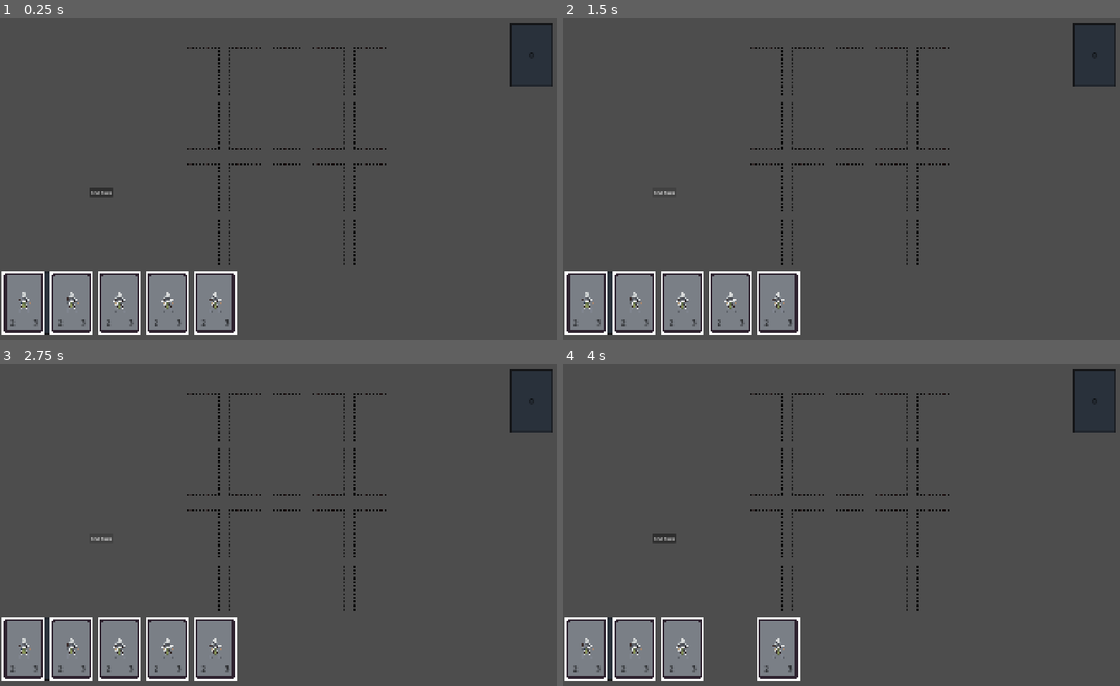
Above: before the commit, frames 1-4 (two rows, left to right).
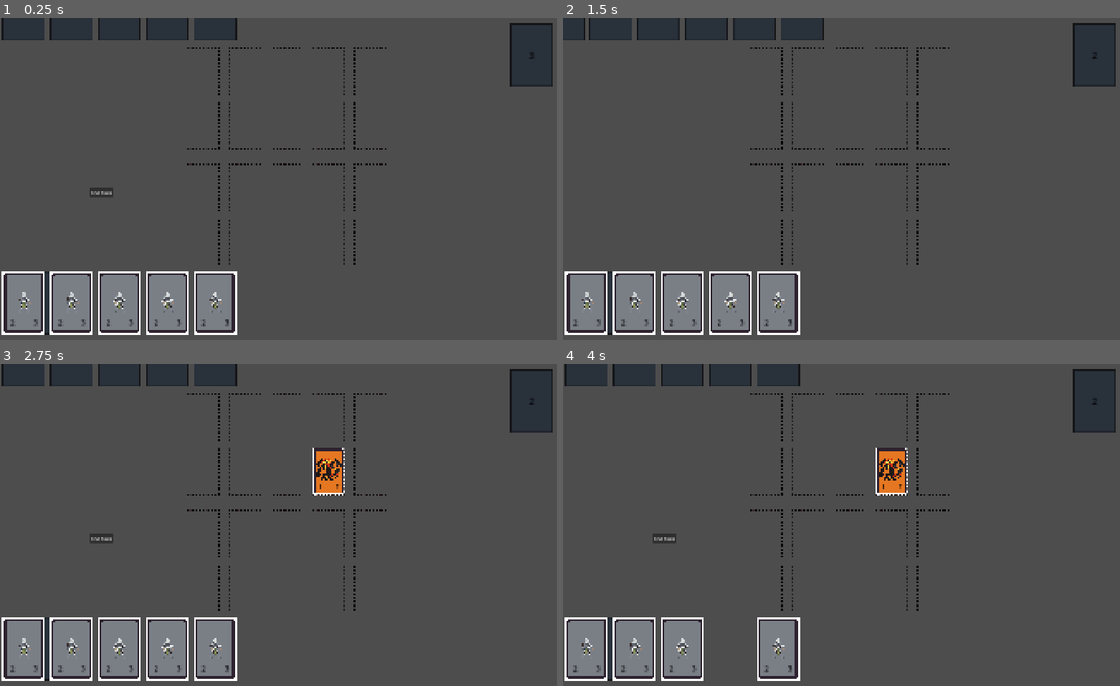
Above: after the commit, the same moments.

Repository: TNHydra01/Card-It-Up
Game: Godot game, scene res://Scenes/main.tscn
Two runs of this game, one before a commit and one after it. Both use one fixed random seed, a clock stepped at 60 frames per second and the inputs below.
Inputs (mouse positions are in pixels of both pictures, inside the frame that each line leads up to):
- Up to frame 1 (0.25 s): no input
- Up to frame 2 (1.5 s): click "End Turn" at 0.5 s; click (663, 191) at 1.25 s, where only the run before the commit has a clickable "End Turn"
- Up to frame 3 (2.75 s): click (100, 537) at 2 s, where only the run before the commit has a clickable "End Turn"
- Up to frame 4 (4 s): tap Enter at 2.75 s; drag from (780, 647) to (585, 647) at 2.77 s; drag from (730, 647) to (585, 647) at 3.52 s

The runs differ from the first frame. In frame 1, 2.6% of the frame differs, in the area x 0-96%, y 0-13%; in frame 2, 3.0%; in frame 3, 3.5%, in the area x 0-96%, y 0-41%; in frame 4, 3.5%.

Commit message:
initial commit
added the opponent ai

Diff:
--- a/Scenes/card.tscn
+++ b/Scenes/card.tscn
@@ -1,6 +1,6 @@
 [gd_scene format=3 uid="uid://bqodkxqswc5gv"]
 
-[ext_resource type="Texture2D" uid="uid://dn3x58c5cjpfu" path="res://Assets/KnightCard.png" id="1_0qqmn"]
+[ext_resource type="Texture2D" uid="uid://dn3x58c5cjpfu" path="res://Assets/CharacterCards/KnightCard.png" id="1_0qqmn"]
 [ext_resource type="Script" uid="uid://bwsj7pbc6o1l8" path="res://Scripts/card.gd" id="1_wf8id"]
 [ext_resource type="Texture2D" uid="uid://fmjcqe74viuj" path="res://Assets/Deck.png" id="2_brehn"]
 
--- a/Scenes/main.tscn
+++ b/Scenes/main.tscn
@@ -4,10 +4,13 @@
 [ext_resource type="Script" uid="uid://ce5aq5djay6ue" path="res://Scripts/player_hand.gd" id="3_1bvp3"]
 [ext_resource type="Script" uid="uid://cme7r5587nh5p" path="res://Scripts/magic_cardslot.gd" id="3_6bp64"]
 [ext_resource type="PackedScene" uid="uid://cff1f5k3vh4js" path="res://Scenes/cardslot.tscn" id="3_h2yge"]
-[ext_resource type="PackedScene" uid="uid://ck5sm8pk1xjhx" path="res://Scenes/enemy_cardslot.tscn" id="4_344ge"]
+[ext_resource type="PackedScene" uid="uid://ck5sm8pk1xjhx" path="res://Scenes/opponent_cardslot.tscn" id="4_344ge"]
 [ext_resource type="Script" uid="uid://dasid3n62eoy0" path="res://Scripts/deck.gd" id="4_kry3j"]
 [ext_resource type="Texture2D" uid="uid://fmjcqe74viuj" path="res://Assets/Deck.png" id="5_21xkr"]
 [ext_resource type="Script" uid="uid://b3snbpx36pgos" path="res://Scripts/input_manager.gd" id="6_21xkr"]
+[ext_resource type="Script" uid="uid://8mds1k66jcnt" path="res://Scripts/opponent_hand.gd" id="6_d1ilt"]
+[ext_resource type="Script" uid="uid://dphay4tdcbd4b" path="res://Scripts/opponent_deck.gd" id="10_6iyac"]
+[ext_resource type="Script" uid="uid://0vgtc22amalu" path="res://Scripts/battle_manager.gd" id="11_fdnlq"]
 
 [sub_resource type="RectangleShape2D" id="RectangleShape2D_cwbch"]
 size = Vector2(180, 266)
@@ -117,6 +120,9 @@
 [node name="PlayerHand" type="Node2D" parent="." unique_id=1752709561]
 script = ExtResource("3_1bvp3")
 
+[node name="OpponentHand" type="Node2D" parent="." unique_id=1208654233]
+script = ExtResource("6_d1ilt")
+
 [node name="Deck" type="Node2D" parent="." unique_id=1009127623]
 position = Vector2(140, 955)
 scale = Vector2(0.8, 0.8)
@@ -154,16 +160,15 @@
 text = "End Turn"
 
 [node name="OpponentDeck" type="Node2D" parent="." unique_id=337585706]
+position = Vector2(1780, 125)
+script = ExtResource("10_6iyac")
 
-[node name="Deck" type="Node2D" parent="OpponentDeck" unique_id=297763694]
-position = Vector2(1780, 125)
+[node name="Sprite2D" type="Sprite2D" parent="OpponentDeck" unique_id=1917648525]
+z_index = -2
 scale = Vector2(0.8, 0.8)
-
-[node name="Sprite2D" type="Sprite2D" parent="OpponentDeck/Deck" unique_id=591315607]
-z_index = -2
 texture = ExtResource("5_21xkr")
 
-[node name="RichTextLabel" type="RichTextLabel" parent="OpponentDeck/Deck" unique_id=144933395]
+[node name="RichTextLabel" type="RichTextLabel" parent="OpponentDeck" unique_id=2030631866]
 modulate = Color(0, 0, 0, 1)
 z_index = -2
 offset_left = -9.0
@@ -171,4 +176,11 @@
 offset_right = 31.0
 offset_bottom = 16.0
 scale = Vector2(2, 2)
-text = "0"
+metadata/_edit_use_anchors_ = true
+
+[node name="BattleManager" type="Node" parent="." unique_id=811712707]
+script = ExtResource("11_fdnlq")
+
+[node name="BattleTimer" type="Timer" parent="." unique_id=225093225]
+
+[connection signal="pressed" from="EndTurnButton" to="BattleManager" method="_on_end_turn_button_pressed"]
--- /dev/null
+++ b/Scenes/opponent_card.tscn
@@ -0,0 +1,196 @@
+[gd_scene format=3 uid="uid://bfdma7u1srvgm"]
+
+[ext_resource type="Script" uid="uid://2gpooketvfkk" path="res://Scripts/opponent_card.gd" id="1_a1qu7"]
+[ext_resource type="Texture2D" uid="uid://fmjcqe74viuj" path="res://Assets/Deck.png" id="2_tmftq"]
+[ext_resource type="Texture2D" uid="uid://dn3x58c5cjpfu" path="res://Assets/CharacterCards/KnightCard.png" id="3_hhcbc"]
+
+[sub_resource type="Animation" id="Animation_eumee"]
+length = 0.001
+tracks/0/type = "value"
+tracks/0/imported = false
+tracks/0/enabled = true
+tracks/0/path = NodePath("Attack:modulate")
+tracks/0/interp = 1
+tracks/0/loop_wrap = true
+tracks/0/keys = {
+"times": PackedFloat32Array(0),
+"transitions": PackedFloat32Array(1),
+"update": 0,
+"values": [Color(0, 0, 0, 0)]
+}
+tracks/1/type = "value"
+tracks/1/imported = false
+tracks/1/enabled = true
+tracks/1/path = NodePath("Health:modulate")
+tracks/1/interp = 1
+tracks/1/loop_wrap = true
+tracks/1/keys = {
+"times": PackedFloat32Array(0),
+"transitions": PackedFloat32Array(1),
+"update": 0,
+"values": [Color(0, 0, 0, 0)]
+}
+tracks/2/type = "value"
+tracks/2/imported = false
+tracks/2/enabled = true
+tracks/2/path = NodePath("CardImageBack:scale")
+tracks/2/interp = 1
+tracks/2/loop_wrap = true
+tracks/2/keys = {
+"times": PackedFloat32Array(0),
+"transitions": PackedFloat32Array(1),
+"update": 0,
+"values": [Vector2(1, 1)]
+}
+tracks/3/type = "value"
+tracks/3/imported = false
+tracks/3/enabled = true
+tracks/3/path = NodePath("CardImageBack:z_index")
+tracks/3/interp = 1
+tracks/3/loop_wrap = true
+tracks/3/keys = {
+"times": PackedFloat32Array(0),
+"transitions": PackedFloat32Array(1),
+"update": 1,
+"values": [0]
+}
+tracks/4/type = "value"
+tracks/4/imported = false
+tracks/4/enabled = true
+tracks/4/path = NodePath("CardImage:z_index")
+tracks/4/interp = 1
+tracks/4/loop_wrap = true
+tracks/4/keys = {
+"times": PackedFloat32Array(0),
+"transitions": PackedFloat32Array(1),
+"update": 1,
+"values": [-1]
+}
+tracks/5/type = "value"
+tracks/5/imported = false
+tracks/5/enabled = true
+tracks/5/path = NodePath("CardImage:scale")
+tracks/5/interp = 1
+tracks/5/loop_wrap = true
+tracks/5/keys = {
+"times": PackedFloat32Array(0),
+"transitions": PackedFloat32Array(1),
+"update": 0,
+"values": [Vector2(1, 1)]
+}
+
+[sub_resource type="Animation" id="Animation_e6po8"]
+resource_name = "card_flip"
+step = 0.01
+tracks/0/type = "value"
+tracks/0/imported = false
+tracks/0/enabled = true
+tracks/0/path = NodePath("Attack:modulate")
+tracks/0/interp = 1
+tracks/0/loop_wrap = true
+tracks/0/keys = {
+"times": PackedFloat32Array(0, 0.15, 0.2),
+"transitions": PackedFloat32Array(1, 1, 1),
+"update": 0,
+"values": [Color(0, 0, 0, 0), Color(0, 0, 0, 0), Color(0, 0, 0, 1)]
+}
+tracks/1/type = "value"
+tracks/1/imported = false
+tracks/1/enabled = true
+tracks/1/path = NodePath("Health:modulate")
+tracks/1/interp = 1
+tracks/1/loop_wrap = true
+tracks/1/keys = {
+"times": PackedFloat32Array(0, 0.15, 0.2),
+"transitions": PackedFloat32Array(1, 1, 1),
+"update": 0,
+"values": [Color(0, 0, 0, 0), Color(0, 0, 0, 0), Color(0, 0, 0, 1)]
+}
+tracks/2/type = "value"
+tracks/2/imported = false
+tracks/2/enabled = true
+tracks/2/path = NodePath("CardImageBack:scale")
+tracks/2/interp = 1
+tracks/2/loop_wrap = true
+tracks/2/keys = {
+"times": PackedFloat32Array(0, 0.1, 0.2),
+"transitions": PackedFloat32Array(1, 1, 1),
+"update": 0,
+"values": [Vector2(1, 1), Vector2(0.1, 1), Vector2(1, 1)]
+}
+tracks/3/type = "value"
+tracks/3/imported = false
+tracks/3/enabled = true
+tracks/3/path = NodePath("CardImageBack:z_index")
+tracks/3/interp = 1
+tracks/3/loop_wrap = true
+tracks/3/keys = {
+"times": PackedFloat32Array(0, 0.1),
+"transitions": PackedFloat32Array(1, 1),
+"update": 1,
+"values": [0, -1]
+}
+tracks/4/type = "value"
+tracks/4/imported = false
+tracks/4/enabled = true
+tracks/4/path = NodePath("CardImage:z_index")
+tracks/4/interp = 1
+tracks/4/loop_wrap = true
+tracks/4/keys = {
+"times": PackedFloat32Array(0, 0.1),
+"transitions": PackedFloat32Array(1, 1),
+"update": 1,
+"values": [-1, 0]
+}
+tracks/5/type = "value"
+tracks/5/imported = false
+tracks/5/enabled = true
+tracks/5/path = NodePath("CardImage:scale")
+tracks/5/interp = 1
+tracks/5/loop_wrap = true
+tracks/5/keys = {
+"times": PackedFloat32Array(0, 0.1, 0.2),
+"transitions": PackedFloat32Array(1, 1, 1),
+"update": 0,
+"values": [Vector2(1, 1), Vector2(0.1, 1), Vector2(1, 1)]
+}
+
+[sub_resource type="AnimationLibrary" id="AnimationLibrary_bnspj"]
+_data = {
+&"RESET": SubResource("Animation_eumee"),
+&"card_flip": SubResource("Animation_e6po8")
+}
+
+[node name="Card" type="Node2D" unique_id=1248595082]
+position = Vector2(1780, 125)
+scale = Vector2(0.8, 0.8)
+script = ExtResource("1_a1qu7")
+
+[node name="CardImageBack" type="Sprite2D" parent="." unique_id=1351114281]
+texture = ExtResource("2_tmftq")
+
+[node name="CardImage" type="Sprite2D" parent="." unique_id=1300680139]
+z_index = -1
+texture_filter = 1
+texture = ExtResource("3_hhcbc")
+
+[node name="Attack" type="RichTextLabel" parent="." unique_id=423041540]
+modulate = Color(0, 0, 0, 0)
+offset_left = -56.0
+offset_top = 60.0
+offset_right = -16.0
+offset_bottom = 100.0
+scale = Vector2(2, 2)
+text = "0"
+
+[node name="Health" type="RichTextLabel" parent="." unique_id=1606420770]
+modulate = Color(0, 0, 0, 0)
+offset_left = 40.0
+offset_top = 59.0
+offset_right = 80.0
+offset_bottom = 99.0
+scale = Vector2(2, 2)
+text = "0"
+
+[node name="AnimationPlayer" type="AnimationPlayer" parent="." unique_id=254635867]
+libraries/ = SubResource("AnimationLibrary_bnspj")
--- /dev/null
+++ b/Scripts/battle_manager.gd
@@ -0,0 +1,90 @@
+extends Node
+
+
+# -- Constants --
+const CARD_SMALLER_SCALE = 0.6
+const CARD_MOVE_SPEED = 0.2
+
+
+# -- Variables --
+var batte_timer
+var empty_monster_card_slots = []
+
+
+# Called when the node enters the scene tree for the first time.
+func _ready() -> void:
+	batte_timer = $"../BattleTimer"
+	batte_timer.one_shot = true
+	batte_timer.wait_time = 1.0
+
+	empty_monster_card_slots.append($"../CardSlots/EnemyCardSlot")
+	empty_monster_card_slots.append($"../CardSlots/EnemyCardSlot2")
+	empty_monster_card_slots.append($"../CardSlots/EnemyCardSlot3")
+	empty_monster_card_slots.append($"../CardSlots/EnemyCardSlot4")
+	empty_monster_card_slots.append($"../CardSlots/EnemyCardSlot5")
+
+
+func _on_end_turn_button_pressed() -> void:
+	opponent_turn()
+
+
+func opponent_turn():
+	$"../EndTurnButton".disabled = true
+	$"../EndTurnButton".visible = false
+
+	# If can draw a card, draw then wait 1 second
+	if $"../OpponentDeck".opponent_deck.size() != 0:
+		$"../OpponentDeck".draw_card()
+		# Wait 1 second
+	batte_timer.start()
+	await batte_timer.timeout
+
+	# Check if any free monster card slots, and if no, end turn
+	if empty_monster_card_slots.size() == 0:
+		end_opponent_turn()
+		return
+
+	# Try play card and wait 1 sec if played
+	await try_play_card_with_highest_attack()
+
+	end_opponent_turn()
+
+
+func try_play_card_with_highest_attack():
+# Get random empty slot to play the card in
+	var opponent_hand = $"../OpponentHand".opponent_hand
+	if opponent_hand.size() == 0:
+		end_opponent_turn()
+		return
+
+
+	var random_empty_monster_card_slot = empty_monster_card_slots[randi_range(0, empty_monster_card_slots.size() - 1)]
+	empty_monster_card_slots.erase(random_empty_monster_card_slot)
+
+	# Play a card in the hand with the highest attack
+	var card_with_highest_atk = opponent_hand[0]
+	for card in opponent_hand:
+		if card.attack >  card_with_highest_atk.attack:
+			card_with_highest_atk = card
+
+	# Animate card to position
+	var tween = get_tree().create_tween()
+	tween.tween_property(card_with_highest_atk, "position", random_empty_monster_card_slot.position, CARD_MOVE_SPEED)
+	var tween2 = get_tree().create_tween()
+	tween2.tween_property(card_with_highest_atk, "scale", Vector2(CARD_SMALLER_SCALE, CARD_SMALLER_SCALE), CARD_MOVE_SPEED)
+	card_with_highest_atk.get_node("AnimationPlayer").play("card_flip")
+
+	# Remove the card from opponents hand
+	$"../OpponentHand".remove_card_from_hand(card_with_highest_atk)
+
+	# Wait 1 second
+	batte_timer.start()
+	await batte_timer.timeout
+
+
+
+func end_opponent_turn():
+	$"../Deck".reset_draw()
+	$"../CardManager".reset_played_monster()
+	$"../EndTurnButton".visible = true
+	$"../EndTurnButton".disabled = false
--- a/Scripts/card.gd
+++ b/Scripts/card.gd
@@ -1,13 +1,17 @@
 extends Node2D
+
 
 # -- Signals --
 signal hovered
 signal hovered_off
 
+
 # -- Variables --
 var starting_position
 var card_slot_card_is_in
 var card_type
+var attack
+
 
 # Called when the node enters the scene tree for the first time.
 func _ready() -> void:
@@ -23,5 +27,6 @@
 func _on_area_2d_mouse_entered() -> void:
 	emit_signal("hovered", self)
 
+
 func _on_area_2d_mouse_exited() -> void:
 	emit_signal("hovered_off", self)
--- a/Scripts/card_database.gd
+++ b/Scripts/card_database.gd
@@ -1,6 +1,10 @@
+
+
 # -- Constant --
 const CARDS = { # Attack, Health, Card type
 	"Knight" : [2, 3, "Monster"],
 	"Archer" : [1, 1, "Monster"],
-	"FlameDemon" : [5, 7, "Monster"]
+	"FlameDemon" : [5, 7, "Monster"],
+	"Wizard" : [3, 4, "Monster"],
+	"Mushroom" : [3, 3, "Monster"]
 }
--- a/Scripts/card_manager.gd
+++ b/Scripts/card_manager.gd
@@ -8,6 +8,7 @@
 const DEFAULT_CARD_SCALE = 0.8
 const CARD_BIGGER_SCALE = 0.85
 const CARD_SMALLER_SCALE = 0.6
+
 
 # -- Variables --
 var screen_size
@@ -36,6 +37,7 @@
 	card_being_dragged = card
 	card.scale = Vector2(DEFAULT_CARD_SCALE, DEFAULT_CARD_SCALE)
 
+
 func finish_drag():
 	card_being_dragged.scale = Vector2(CARD_BIGGER_SCALE, CARD_BIGGER_SCALE)
 	var card_slot_found = raycast_check_for_card_slot()
@@ -56,7 +58,6 @@
 				return
 	player_hand_reference.add_card_to_hand(card_being_dragged, DEFAULT_CARD_MOVE_SPEED)
 	card_being_dragged = null
-
 
 
 func connect_card_signals(card):
@@ -125,6 +126,7 @@
 		return get_card_with_highest_z_index(result)
 	return null
 
+
 # Finding which card has the highest z index
 func get_card_with_highest_z_index(cards):
 	# Assume the first card in cards array has the highest z index
@@ -138,3 +140,7 @@
 			highest_z_card = current_card
 			highest_z_index = current_card.z_index
 	return highest_z_card
+
+
+func reset_played_monster():
+	played_monster_card_this_turn = false
--- a/Scripts/deck.gd
+++ b/Scripts/deck.gd
@@ -1,14 +1,17 @@
 extends Node2D
+
 
 # -- Constants --
 const CARD_SCENE_PATH = "res://Scenes/card.tscn"
 const CARD_DRAW_SPEED = 0.2
 const STARTING_HAND_SIZE = 5
 
+
 # -- Variables --
-var player_deck = ["Knight", "Archer", "FlameDemon", "Knight", "Knight","Knight","Knight" ,"Knight"]
+var player_deck = ["Knight", "Archer", "FlameDemon", "Knight", "Knight", "Knight", "Knight" , "Knight"]
 var card_database_reference
 var drawn_card_this_turn = false
+
 
 # Called when the node enters the scene tree for the first time.
 func _ready() -> void:
@@ -19,6 +22,7 @@
 		draw_card()
 		drawn_card_this_turn = false
 	drawn_card_this_turn = true
+
 
 func draw_card():
 	if drawn_card_this_turn:
@@ -36,7 +40,7 @@
 	$RichTextLabel.text = str(player_deck.size())
 	var card_scene = preload(CARD_SCENE_PATH)
 	var new_card = card_scene.instantiate()
-	var card_image_path = str("res://Assets/" + card_drawn_name + "Card.png")
+	var card_image_path = str("res://Assets/CharacterCards/" + card_drawn_name + "Card.png")
 	new_card.get_node("CardImage").texture = load(card_image_path)
 	new_card.get_node("Attack").text = str(card_database_reference.CARDS[card_drawn_name][0])
 	new_card.get_node("Health").text = str(card_database_reference.CARDS[card_drawn_name][1])
@@ -45,3 +49,7 @@
 	new_card.name = "Card"
 	$"../PlayerHand".add_card_to_hand(new_card, CARD_DRAW_SPEED)
 	new_card.get_node("AnimationPlayer").play("card_flip")
+
+
+func reset_draw():
+	drawn_card_this_turn = false
--- a/Scripts/input_manager.gd
+++ b/Scripts/input_manager.gd
@@ -1,20 +1,25 @@
 extends Node2D
+
 
 # -- Signals --
 signal left_mouse_button_clicked
 signal left_mouse_button_released
 
+
 # -- Constants --
 const COLLISION_MASK_CARD = 1
 const COLLISION_MASK_DECK = 4
+
 
 # -- Variables --
 var card_manager_reference
 var deck_reference
 
+
 func _ready() -> void:
 	card_manager_reference = $"../CardManager"
 	deck_reference = $"../Deck"
+
 
 func _input(event):
 	if event is InputEventMouseButton and event.button_index == MOUSE_BUTTON_LEFT:
@@ -23,6 +28,7 @@
 			raycast_at_cursor()
 		else:
 			emit_signal("left_mouse_button_released")
+
 
 func raycast_at_cursor():
 	var space_state = get_world_2d().direct_space_state
--- a/Scripts/magic_cardslot.gd
+++ b/Scripts/magic_cardslot.gd
@@ -1,4 +1,5 @@
 extends Node2D
+
 
 # -- Variables --
 var card_in_slot = false
--- a/Scripts/monster_cardslot.gd
+++ b/Scripts/monster_cardslot.gd
@@ -1,4 +1,5 @@
 extends Node2D
+
 
 # -- Variables --
 var card_in_slot = false
--- /dev/null
+++ b/Scripts/opponent_card.gd
@@ -0,0 +1,7 @@
+extends Node2D
+
+
+# -- Variables --
+var card_type
+var starting_position
+var attack
--- /dev/null
+++ b/Scripts/opponent_deck.gd
@@ -0,0 +1,43 @@
+extends Node2D
+
+
+# -- Constants --
+const CARD_SCENE_PATH = "res://Scenes/opponent_card.tscn"
+const CARD_DRAW_SPEED = 0.2
+const STARTING_HAND_SIZE = 5
+
+
+# -- Variables --
+var opponent_deck = ["Knight", "Archer", "FlameDemon", "Knight", "Knight", "Knight", "Knight" , "Knight"]
+var card_database_reference
+
+
+# Called when the node enters the scene tree for the first time.
+func _ready() -> void:
+	opponent_deck.shuffle()
+	$RichTextLabel.text = str(opponent_deck.size())
+	card_database_reference = preload("res://Scripts/card_database.gd")
+	for i in range(STARTING_HAND_SIZE):
+		draw_card()
+
+
+func draw_card():
+	var card_drawn_name = opponent_deck[0]
+	opponent_deck.erase(card_drawn_name)
+
+	if opponent_deck.size() == 0:
+		$Sprite2D.visible = false
+		$RichTextLabel.visible = false
+
+	$RichTextLabel.text = str(opponent_deck.size())
+	var card_scene = preload(CARD_SCENE_PATH)
+	var new_card = card_scene.instantiate()
+	var card_image_path = str("res://Assets/CharacterCards/" + card_drawn_name + "Card.png")
+	new_card.get_node("CardImage").texture = load(card_image_path)
+	new_card.attack = card_database_reference.CARDS[card_drawn_name][0]
+	new_card.get_node("Attack").text = str(new_card.attack)
+	new_card.get_node("Health").text = str(card_database_reference.CARDS[card_drawn_name][1])
+	new_card.card_type = card_database_reference.CARDS[card_drawn_name][2]
+	$"../CardManager".add_child(new_card)
+	new_card.name = "Card"
+	$"../OpponentHand".add_card_to_hand(new_card, CARD_DRAW_SPEED)
--- /dev/null
+++ b/Scripts/opponent_hand.gd
@@ -0,0 +1,49 @@
+extends Node2D
+
+# -- Constants --
+const CARD_WIDTH = 160
+const HAND_Y_POSITION = -30
+const DEFAULT_CARD_MOVE_SPEED = 0.1
+
+# -- Variables --
+var opponent_hand = []
+var center_screen_x
+
+
+# Called when the node enters the scene tree for the first time.
+func _ready() -> void:
+	center_screen_x = get_viewport().size.x / 2
+
+
+func add_card_to_hand(card, speed):
+	if card not in opponent_hand:
+		opponent_hand.insert(0, card)
+		update_hand_positions(speed)
+	else:
+		animate_card_to_position(card, card.starting_position, DEFAULT_CARD_MOVE_SPEED)
+
+
+func update_hand_positions(speed):
+	for i in range(opponent_hand.size()):
+		# Get new card position based on index
+		var new_position = Vector2(calculate_card_position(i), HAND_Y_POSITION)
+		var card = opponent_hand[i]
+		card.starting_position = new_position
+		animate_card_to_position(card, new_position, speed)
+
+
+func calculate_card_position(index):
+	var total_width = (opponent_hand.size() -1) * CARD_WIDTH
+	var x_offset = center_screen_x - index * CARD_WIDTH + total_width / 2
+	return x_offset
+
+
+func animate_card_to_position(card, new_position, speed):
+	var tween = get_tree().create_tween()
+	tween.tween_property(card, "position", new_position, speed)
+
+
+func remove_card_from_hand(card):
+	if card in opponent_hand:
+		opponent_hand.erase(card)
+		update_hand_positions(DEFAULT_CARD_MOVE_SPEED)
--- a/Scripts/player_hand.gd
+++ b/Scripts/player_hand.gd
@@ -1,9 +1,11 @@
 extends Node2D
+
 
 # -- Constants --
 const CARD_WIDTH = 160
 const HAND_Y_POSITION = 955
 const DEFAULT_CARD_MOVE_SPEED = 0.1
+
 
 # -- Variables --
 var player_hand = []
@@ -31,6 +33,7 @@
 		card.starting_position = new_position
 		animate_card_to_position(card, new_position, speed)
 
+
 func calculate_card_position(index):
 	var total_width = (player_hand.size() -1) * CARD_WIDTH
 	var x_offset = center_screen_x + index * CARD_WIDTH - total_width / 2
@@ -41,6 +44,7 @@
 	var tween = get_tree().create_tween()
 	tween.tween_property(card, "position", new_position, speed)
 
+
 func remove_card_from_hand(card):
 	if card in player_hand:
 		player_hand.erase(card)
Renamed: Assets/ArcherCard.png -> Assets/CharacterCards/ArcherCard.png
Not shown, changed: Assets/CharacterCards/ArcherCard.png.import
Renamed: Assets/FlameDemonCard.png -> Assets/CharacterCards/FlameDemonCard.png
Not shown, changed: Assets/CharacterCards/FlameDemonCard.png.import
Renamed: Assets/KnightCard.png -> Assets/CharacterCards/KnightCard.png
Not shown, changed: Assets/CharacterCards/KnightCard.png.import
Renamed: Scenes/enemy_cardslot.tscn -> Scenes/opponent_cardslot.tscn
Not shown, added: Scripts/battle_manager.gd.uid
Not shown, added: Scripts/opponent_card.gd.uid
Not shown, added: Scripts/opponent_deck.gd.uid
Not shown, added: Scripts/opponent_hand.gd.uid
